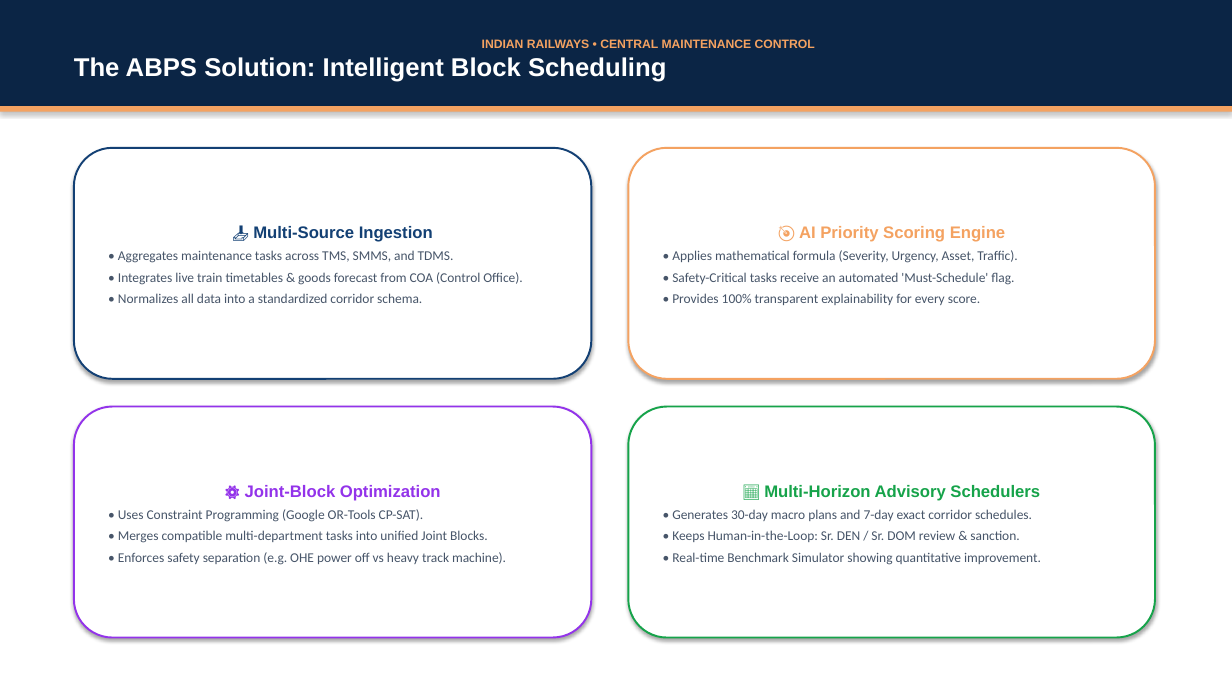
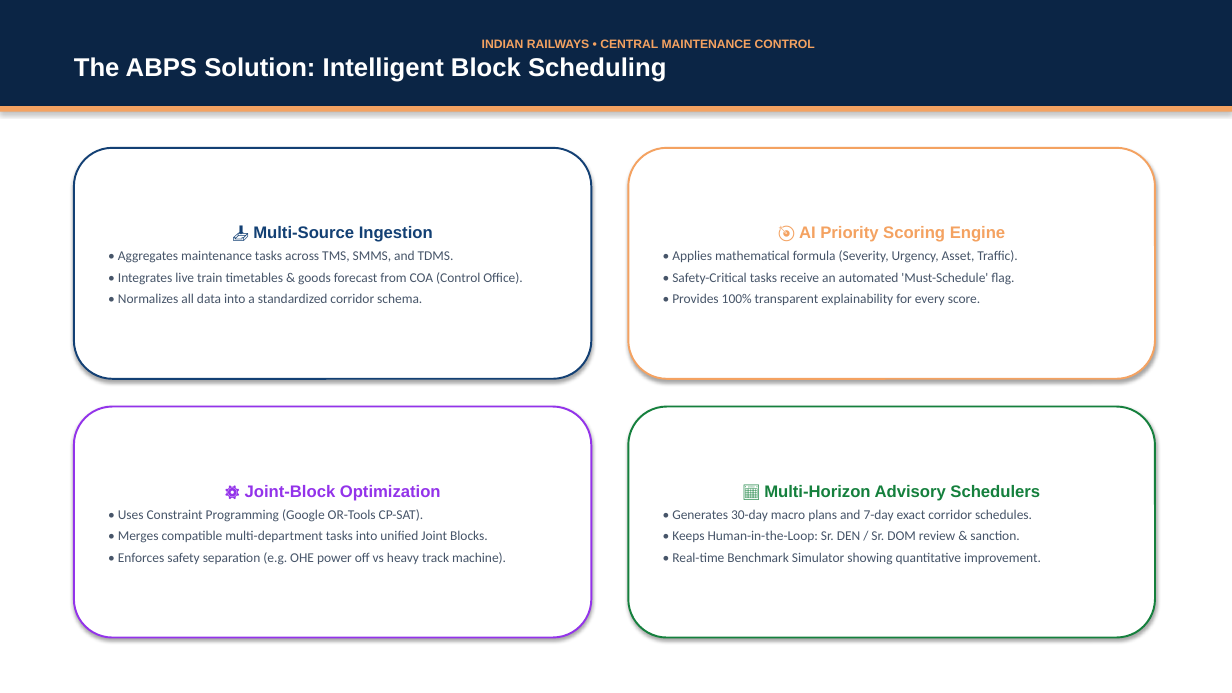
Before and after one commit to Kr1sh8/ABPS-railway, a slide deck: slide 3 of ABPS_Project_Presentation.pptx. Drawn at 1232x693 pixels with LibreOffice and Linux fonts; fonts in the diff are those of the drawing. Boxes give left, top, right and bottom in pixels: in the first picture for what was removed or moved away, otherwise in the second. Text is boxed around its words. In the diff, an @@ line names an element or a change of style, - is before the commit and + after.

Commit message:
style: replace dark links with high-contrast clickable action buttons in presentation

```diff
--- a/ABPS_Project_Presentation.pptx
+++ b/ABPS_Project_Presentation.pptx
@@ rounded rectangle "📅 Multi-Horizon Advisory Schedulers" at [628,407,1155,638]: outline #16A34A 1.5 pt to #15803D 1.5 pt @@
@@ text in rounded rectangle at [764,485,1040,501]: text colour #16A34A to #15803D in "📅 Multi-Horizon Advisory Schedulers" @@
```
Also in this commit, not shown: 5 other slides changed, 1 other file.
